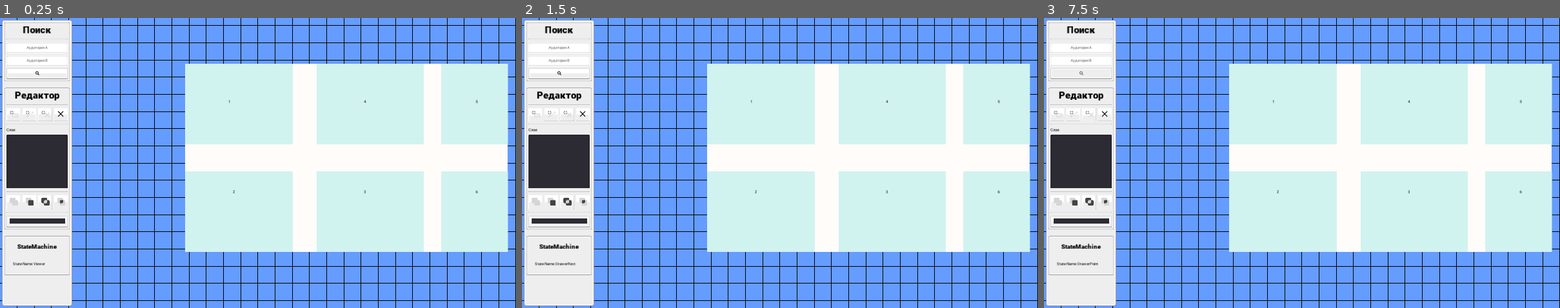
Above: before the commit, frames 1-3 (left to right).
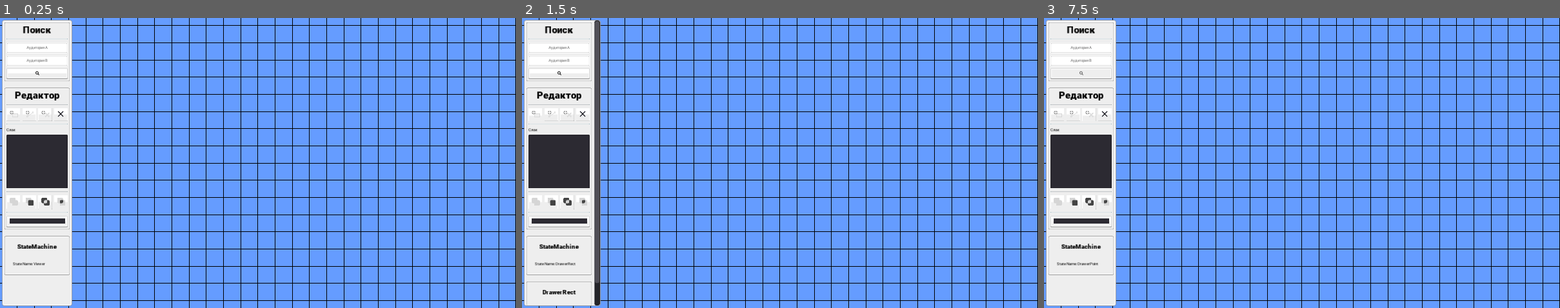
Above: after the commit, the same moments.

Repository: nikolai-in/MapDemo
Game: Godot game, scene res://src/Main/Main.tscn
The game is run twice, just before and just after one commit, with the same random seed, the same clock (stepped at 60 frames per second) and the same inputs.
Inputs (mouse positions are in pixels of both pictures, inside the frame that each line leads up to):
- Up to frame 1 (0.25 s): no input
- Up to frame 2 (1.5 s): click "" at 0.5 s; click (537, 113) at 1.25 s
- Up to frame 3 (7.5 s): click (1074, 113) at 2 s; click (1090, 113) at 2.75 s; click (1105, 113) at 3.5 s; click (1059, 203) at 4.25 s; click (1074, 203) at 5 s; click (1090, 203) at 5.75 s; click (1105, 203) at 6.5 s; click "" at 7.25 s

The runs differ from the first frame. In frame 1, 41% of the frame differs, in the area x 35-99%, y 15-81%; in frame 2, 42%, in the area x 0-99%, y 0-100%; in frame 3, 41%.

Commit message:
:sparkles: Add rect debug panel

Diff:
--- a/app/src/Main/DrawerRect.gd
+++ b/app/src/Main/DrawerRect.gd
@@ -1,8 +1,24 @@
 extends State
+
+onready var MapCanvas : Node2D = owner.get_node("MapCanvas")
+
+export var StateOptions : NodePath
+var Options: = preload("res://src/UI/debug/DebugPanel.tscn").instance()
+
+var start_pos: = Vector2.ZERO
+var end_pos: = Vector2.ZERO
 
 
 func unhandled_input(event: InputEvent) -> void:
-	pass
+	if event is InputEventMouseButton:
+		if event.is_pressed():
+			if event.button_index == BUTTON_LEFT:
+				start_pos = MapCanvas.get_global_mouse_position()
+				print_debug("Start: ", start_pos)
+		if !event.is_pressed():
+			if event.button_index == BUTTON_LEFT:
+				end_pos = MapCanvas.get_global_mouse_position()
+				print_debug("End: ", end_pos)
 
 
 func physics_process(delta: float) -> void:
@@ -10,8 +26,10 @@
 
 
 func enter(msg: Dictionary = {}) -> void:
-	pass
+	Options.reference_path = self.get_path()
+	Options.properties = PoolStringArray(["start_pos","end_pos"])
+	get_node(StateOptions).add_child(Options)
 
 
 func exit() -> void:
-	pass
+	get_node(StateOptions).remove_child(Options)
--- a/app/src/Main/Main.tscn
+++ b/app/src/Main/Main.tscn
@@ -1,9 +1,9 @@
-[gd_scene load_steps=12 format=2]
+[gd_scene load_steps=28 format=2]
 
 [ext_resource path="res://src/PanningCamera2D/PanningCamera2D.tscn" type="PackedScene" id=1]
 [ext_resource path="res://src/Grid/Grid.tscn" type="PackedScene" id=2]
-[ext_resource path="res://src/UI/UI.tscn" type="PackedScene" id=3]
-[ext_resource path="res://src/Demo/Demo.tscn" type="PackedScene" id=4]
+[ext_resource path="res://assets/theme/kenneyUI.tres" type="Theme" id=3]
+[ext_resource path="res://assets/theme/Font Awesome 6 Free-Solid-900.otf" type="DynamicFontData" id=4]
 [ext_resource path="res://src/Main/Editor.gd" type="Script" id=5]
 [ext_resource path="res://src/Main/StateMachine/StateMachine.gd" type="Script" id=6]
 [ext_resource path="res://src/Main/StateMachine/Viewer.gd" type="Script" id=7]
@@ -11,82 +11,274 @@
 [ext_resource path="res://src/Main/Selection.gd" type="Script" id=9]
 [ext_resource path="res://src/Main/DrawerLine.gd" type="Script" id=10]
 [ext_resource path="res://src/Main/DrawerPoint.gd" type="Script" id=11]
+[ext_resource path="res://assets/icons/add_line.svg" type="Texture" id=12]
+[ext_resource path="res://assets/icons/add_rect.svg" type="Texture" id=13]
+[ext_resource path="res://src/UI/Editor/Tools/AddPoint.gd" type="Script" id=14]
+[ext_resource path="res://assets/theme/font_big.tres" type="DynamicFont" id=15]
+[ext_resource path="res://assets/icons/exclude.svg" type="Texture" id=16]
+[ext_resource path="res://assets/icons/subtract.svg" type="Texture" id=17]
+[ext_resource path="res://assets/icons/intersect.svg" type="Texture" id=18]
+[ext_resource path="res://assets/icons/unite.svg" type="Texture" id=19]
+[ext_resource path="res://assets/icons/add_point.svg" type="Texture" id=20]
+[ext_resource path="res://src/UI/Editor/Tools/AddLine.gd" type="Script" id=21]
+[ext_resource path="res://src/UI/Editor/Tools/AddRect.gd" type="Script" id=22]
+[ext_resource path="res://src/UI/Editor/Layers/Layers.tscn" type="PackedScene" id=23]
+[ext_resource path="res://src/UI/Search/SearchField/SearchField.tscn" type="PackedScene" id=24]
+[ext_resource path="res://src/UI/debug/DebugPanel.tscn" type="PackedScene" id=25]
+[ext_resource path="res://assets/icons/del.svg" type="Texture" id=26]
+
+[sub_resource type="DynamicFont" id=1]
+use_mipmaps = true
+use_filter = true
+font_data = ExtResource( 4 )
 
 [node name="Main" type="Node2D"]
 
 [node name="Grid" parent="." instance=ExtResource( 2 )]
 z_index = -1
 
-[node name="Demo" parent="." instance=ExtResource( 4 )]
-position = Vector2( -870, -470 )
+[node name="MapCanvas" type="Node2D" parent="."]
 
 [node name="PanningCamera2D" parent="." instance=ExtResource( 1 )]
 
-[node name="UI" parent="." instance=ExtResource( 3 )]
-
-[node name="Panel" parent="UI/Sidebar/Column/Search" index="0"]
+[node name="UI" type="CanvasLayer" parent="."]
+
+[node name="Sidebar" type="MarginContainer" parent="UI"]
+anchor_bottom = 1.0
+rect_min_size = Vector2( 220, 0 )
+theme = ExtResource( 3 )
+
+[node name="Panel" type="Panel" parent="UI/Sidebar"]
+margin_left = 8.0
+margin_top = 8.0
+margin_right = 268.0
+margin_bottom = 1072.0
+
+[node name="ScrollContainer" type="ScrollContainer" parent="UI/Sidebar"]
+margin_left = 8.0
+margin_top = 8.0
+margin_right = 268.0
+margin_bottom = 1072.0
+scroll_horizontal_enabled = false
+
+[node name="Column" type="VBoxContainer" parent="UI/Sidebar/ScrollContainer"]
+margin_right = 260.0
+margin_bottom = 980.0
+
+[node name="Search" type="MarginContainer" parent="UI/Sidebar/ScrollContainer/Column"]
+margin_right = 260.0
+margin_bottom = 235.0
+rect_min_size = Vector2( 200, 0 )
+
+[node name="Panel" type="Panel" parent="UI/Sidebar/ScrollContainer/Column/Search"]
+margin_left = 8.0
+margin_top = 8.0
+margin_right = 252.0
 margin_bottom = 227.0
 
-[node name="Margin" parent="UI/Sidebar/Column/Search" index="1"]
+[node name="Margin" type="MarginContainer" parent="UI/Sidebar/ScrollContainer/Column/Search"]
+margin_left = 8.0
+margin_top = 8.0
+margin_right = 252.0
 margin_bottom = 227.0
 
-[node name="Column" parent="UI/Sidebar/Column/Search/Margin" index="0"]
+[node name="Column" type="VBoxContainer" parent="UI/Sidebar/ScrollContainer/Column/Search/Margin"]
+margin_left = 8.0
+margin_top = 8.0
+margin_right = 236.0
 margin_bottom = 211.0
 
-[node name="From" parent="UI/Sidebar/Column/Search/Margin/Column" index="2"]
+[node name="Name" type="Label" parent="UI/Sidebar/ScrollContainer/Column/Search/Margin/Column"]
+margin_right = 228.0
+margin_bottom = 43.0
+custom_fonts/font = ExtResource( 15 )
+text = "Поиск"
+align = 1
+valign = 1
+
+[node name="Sep" type="HSeparator" parent="UI/Sidebar/ScrollContainer/Column/Search/Margin/Column"]
+margin_top = 51.0
+margin_right = 228.0
+margin_bottom = 59.0
+
+[node name="From" parent="UI/Sidebar/ScrollContainer/Column/Search/Margin/Column" instance=ExtResource( 24 )]
 margin_bottom = 107.434
 
-[node name="To" parent="UI/Sidebar/Column/Search/Margin/Column" index="3"]
+[node name="To" parent="UI/Sidebar/ScrollContainer/Column/Search/Margin/Column" instance=ExtResource( 24 )]
 margin_top = 115.0
 margin_bottom = 155.434
-
-[node name="Button" parent="UI/Sidebar/Column/Search/Margin/Column" index="4"]
+placeholder_text = "Аудитория B"
+
+[node name="Button" type="Button" parent="UI/Sidebar/ScrollContainer/Column/Search/Margin/Column"]
 margin_top = 163.0
+margin_right = 228.0
 margin_bottom = 203.251
-
-[node name="Layers" parent="UI/Sidebar/Column/Editor/Margin/Column" index="4"]
+custom_fonts/font = SubResource( 1 )
+text = ""
+expand_icon = true
+
+[node name="Editor" type="MarginContainer" parent="UI/Sidebar/ScrollContainer/Column"]
+margin_top = 243.0
+margin_right = 260.0
+margin_bottom = 787.0
+rect_min_size = Vector2( 200, 0 )
+
+[node name="Panel" type="Panel" parent="UI/Sidebar/ScrollContainer/Column/Editor"]
+margin_left = 8.0
+margin_top = 8.0
+margin_right = 252.0
+margin_bottom = 536.0
+
+[node name="Margin" type="MarginContainer" parent="UI/Sidebar/ScrollContainer/Column/Editor"]
+margin_left = 8.0
+margin_top = 8.0
+margin_right = 252.0
+margin_bottom = 536.0
+
+[node name="Column" type="VBoxContainer" parent="UI/Sidebar/ScrollContainer/Column/Editor/Margin"]
+margin_left = 8.0
+margin_top = 8.0
+margin_right = 236.0
+margin_bottom = 520.0
+
+[node name="Name" type="Label" parent="UI/Sidebar/ScrollContainer/Column/Editor/Margin/Column"]
+margin_right = 228.0
+margin_bottom = 43.0
+custom_fonts/font = ExtResource( 15 )
+text = "Редактор"
+align = 1
+valign = 1
+
+[node name="Sep" type="HSeparator" parent="UI/Sidebar/ScrollContainer/Column/Editor/Margin/Column"]
+margin_top = 51.0
+margin_right = 228.0
+margin_bottom = 59.0
+
+[node name="Tools" type="HBoxContainer" parent="UI/Sidebar/ScrollContainer/Column/Editor/Margin/Column"]
+margin_top = 67.0
+margin_right = 228.0
+margin_bottom = 116.0
+
+[node name="AddRect" type="Button" parent="UI/Sidebar/ScrollContainer/Column/Editor/Margin/Column/Tools"]
+margin_right = 51.3241
+margin_bottom = 49.251
+size_flags_horizontal = 3
+toggle_mode = true
+icon = ExtResource( 13 )
+script = ExtResource( 22 )
+
+[node name="AddLine" type="Button" parent="UI/Sidebar/ScrollContainer/Column/Editor/Margin/Column/Tools"]
+margin_left = 59.0
+margin_right = 110.324
+margin_bottom = 49.251
+size_flags_horizontal = 3
+toggle_mode = true
+icon = ExtResource( 12 )
+script = ExtResource( 21 )
+
+[node name="AddPoint" type="Button" parent="UI/Sidebar/ScrollContainer/Column/Editor/Margin/Column/Tools"]
+margin_left = 118.0
+margin_right = 169.324
+margin_bottom = 49.251
+size_flags_horizontal = 3
+toggle_mode = true
+icon = ExtResource( 20 )
+script = ExtResource( 14 )
+
+[node name="Del" type="Button" parent="UI/Sidebar/ScrollContainer/Column/Editor/Margin/Column/Tools"]
+margin_left = 177.0
+margin_right = 228.0
+margin_bottom = 49.251
+size_flags_horizontal = 3
+icon = ExtResource( 26 )
+
+[node name="Sep2" type="HSeparator" parent="UI/Sidebar/ScrollContainer/Column/Editor/Margin/Column"]
+margin_top = 124.0
+margin_right = 228.0
+margin_bottom = 132.0
+
+[node name="Layers" parent="UI/Sidebar/ScrollContainer/Column/Editor/Margin/Column" instance=ExtResource( 23 )]
 margin_bottom = 367.0
 
-[node name="Sep3" parent="UI/Sidebar/Column/Editor/Margin/Column" index="5"]
+[node name="Sep3" type="HSeparator" parent="UI/Sidebar/ScrollContainer/Column/Editor/Margin/Column"]
 margin_top = 375.0
+margin_right = 228.0
 margin_bottom = 383.0
 
-[node name="Bools" parent="UI/Sidebar/Column/Editor/Margin/Column" index="6"]
+[node name="Bools" type="HBoxContainer" parent="UI/Sidebar/ScrollContainer/Column/Editor/Margin/Column"]
 margin_top = 391.0
+margin_right = 228.0
 margin_bottom = 445.0
 
-[node name="Sep4" parent="UI/Sidebar/Column/Editor/Margin/Column" index="7"]
+[node name="Unite" type="Button" parent="UI/Sidebar/ScrollContainer/Column/Editor/Margin/Column/Bools"]
+margin_right = 51.3241
+margin_bottom = 54.251
+size_flags_horizontal = 3
+icon = ExtResource( 19 )
+
+[node name="Subtract" type="Button" parent="UI/Sidebar/ScrollContainer/Column/Editor/Margin/Column/Bools"]
+margin_left = 59.0
+margin_right = 110.324
+margin_bottom = 54.251
+size_flags_horizontal = 3
+icon = ExtResource( 17 )
+
+[node name="Intersect" type="Button" parent="UI/Sidebar/ScrollContainer/Column/Editor/Margin/Column/Bools"]
+margin_left = 118.0
+margin_right = 169.324
+margin_bottom = 54.251
+size_flags_horizontal = 3
+icon = ExtResource( 18 )
+
+[node name="Exclude" type="Button" parent="UI/Sidebar/ScrollContainer/Column/Editor/Margin/Column/Bools"]
+margin_left = 177.0
+margin_right = 228.324
+margin_bottom = 54.251
+size_flags_horizontal = 3
+icon = ExtResource( 16 )
+
+[node name="Sep4" type="HSeparator" parent="UI/Sidebar/ScrollContainer/Column/Editor/Margin/Column"]
 margin_top = 453.0
+margin_right = 228.0
 margin_bottom = 461.0
 
-[node name="ColorPickerButton" parent="UI/Sidebar/Column/Editor/Margin/Column" index="8"]
+[node name="ColorPickerButton" type="ColorPickerButton" parent="UI/Sidebar/ScrollContainer/Column/Editor/Margin/Column"]
 margin_top = 469.0
+margin_right = 228.0
 margin_bottom = 512.251
-
-[node name="DebugPanel" parent="UI/Sidebar/Column" index="2"]
+color = Color( 0.172549, 0.164706, 0.196078, 1 )
+
+[node name="Margin" type="MarginContainer" parent="UI/Sidebar/ScrollContainer/Column"]
+margin_top = 795.0
+margin_right = 260.0
 margin_bottom = 956.64
 
-[node name="DebugPanel" parent="UI/Sidebar/Column/DebugPanel" index="0"]
+[node name="DebugPanel" parent="UI/Sidebar/ScrollContainer/Column/Margin" instance=ExtResource( 25 )]
 margin_right = 252.0
 margin_bottom = 153.64
-reference_path = NodePath("../../../../../StateMachine")
+reference_path = NodePath("../../../../../../StateMachine")
 properties = PoolStringArray( "_state_name" )
 
-[node name="VBoxContainer" parent="UI/Sidebar/Column/DebugPanel/DebugPanel" index="0"]
+[node name="VBoxContainer" parent="UI/Sidebar/ScrollContainer/Column/Margin/DebugPanel" index="0"]
 margin_right = 230.653
 margin_bottom = 134.347
 
-[node name="ReferenceName" parent="UI/Sidebar/Column/DebugPanel/DebugPanel/VBoxContainer" index="0"]
+[node name="ReferenceName" parent="UI/Sidebar/ScrollContainer/Column/Margin/DebugPanel/VBoxContainer" index="0"]
 margin_right = 218.0
 text = "StateMachine"
 
-[node name="MarginContainer" parent="UI/Sidebar/Column/DebugPanel/DebugPanel/VBoxContainer" index="1"]
+[node name="MarginContainer" parent="UI/Sidebar/ScrollContainer/Column/Margin/DebugPanel/VBoxContainer" index="1"]
 margin_right = 218.0
 margin_bottom = 121.0
 
-[node name="VBoxContainer" parent="UI/Sidebar/Column/DebugPanel/DebugPanel/VBoxContainer/MarginContainer" index="0"]
+[node name="VBoxContainer" parent="UI/Sidebar/ScrollContainer/Column/Margin/DebugPanel/VBoxContainer/MarginContainer" index="0"]
 margin_right = 198.0
 margin_bottom = 39.0
+
+[node name="StateOptions" type="MarginContainer" parent="UI/Sidebar/ScrollContainer/Column"]
+margin_top = 964.0
+margin_right = 260.0
+margin_bottom = 980.0
 
 [node name="StateMachine" type="Node" parent="."]
 script = ExtResource( 6 )
@@ -94,13 +286,14 @@
 
 [node name="Viewer" type="Node" parent="StateMachine"]
 script = ExtResource( 7 )
-tools_path = NodePath("../../UI/Sidebar/Column/Editor/Margin/Column/Tools")
+tools_path = NodePath("../../UI/Sidebar/ScrollContainer/Column/Editor/Margin/Column/Tools")
 
 [node name="Editor" type="Node" parent="StateMachine"]
 script = ExtResource( 5 )
 
 [node name="DrawerRect" type="Node" parent="StateMachine/Editor"]
 script = ExtResource( 8 )
+StateOptions = NodePath("../../../UI/Sidebar/ScrollContainer/Column/StateOptions")
 
 [node name="DrawerLine" type="Node" parent="StateMachine/Editor"]
 script = ExtResource( 10 )
@@ -111,13 +304,14 @@
 [node name="Selection" type="Node" parent="StateMachine"]
 script = ExtResource( 9 )
 
-[connection signal="toggled" from="UI/Sidebar/Column/Editor/Margin/Column/Tools/AddRect" to="StateMachine/Viewer" method="_on_AddRect_toggled"]
-[connection signal="toggled" from="UI/Sidebar/Column/Editor/Margin/Column/Tools/AddLine" to="StateMachine/Viewer" method="_on_AddLine_toggled"]
-[connection signal="toggled" from="UI/Sidebar/Column/Editor/Margin/Column/Tools/AddPoint" to="StateMachine/Viewer" method="_on_AddPoint_toggled"]
-
-[editable path="UI"]
-[editable path="UI/Sidebar"]
-[editable path="UI/Sidebar/Column/Search"]
-[editable path="UI/Sidebar/Column/Editor"]
-[editable path="UI/Sidebar/Column/Editor/Margin/Column/Tools"]
-[editable path="UI/Sidebar/Column/DebugPanel"]
+[connection signal="toggled" from="UI/Sidebar/ScrollContainer/Column/Editor/Margin/Column/Tools/AddRect" to="UI/Sidebar/ScrollContainer/Column/Editor/Margin/Column/Tools/AddLine" method="_on_tool_toggled"]
+[connection signal="toggled" from="UI/Sidebar/ScrollContainer/Column/Editor/Margin/Column/Tools/AddRect" to="UI/Sidebar/ScrollContainer/Column/Editor/Margin/Column/Tools/AddPoint" method="_on_tool_toggled"]
+[connection signal="toggled" from="UI/Sidebar/ScrollContainer/Column/Editor/Margin/Column/Tools/AddRect" to="StateMachine/Viewer" method="_on_AddRect_toggled"]
+[connection signal="toggled" from="UI/Sidebar/ScrollContainer/Column/Editor/Margin/Column/Tools/AddLine" to="UI/Sidebar/ScrollContainer/Column/Editor/Margin/Column/Tools/AddRect" method="_on_tool_toggled"]
+[connection signal="toggled" from="UI/Sidebar/ScrollContainer/Column/Editor/Margin/Column/Tools/AddLine" to="UI/Sidebar/ScrollContainer/Column/Editor/Margin/Column/Tools/AddPoint" method="_on_tool_toggled"]
+[connection signal="toggled" from="UI/Sidebar/ScrollContainer/Column/Editor/Margin/Column/Tools/AddLine" to="StateMachine/Viewer" method="_on_AddLine_toggled"]
+[connection signal="toggled" from="UI/Sidebar/ScrollContainer/Column/Editor/Margin/Column/Tools/AddPoint" to="UI/Sidebar/ScrollContainer/Column/Editor/Margin/Column/Tools/AddRect" method="_on_tool_toggled"]
+[connection signal="toggled" from="UI/Sidebar/ScrollContainer/Column/Editor/Margin/Column/Tools/AddPoint" to="UI/Sidebar/ScrollContainer/Column/Editor/Margin/Column/Tools/AddLine" method="_on_tool_toggled"]
+[connection signal="toggled" from="UI/Sidebar/ScrollContainer/Column/Editor/Margin/Column/Tools/AddPoint" to="StateMachine/Viewer" method="_on_AddPoint_toggled"]
+
+[editable path="UI/Sidebar/ScrollContainer/Column/Margin/DebugPanel"]
--- a/app/src/Main/StateMachine/Viewer.gd
+++ b/app/src/Main/StateMachine/Viewer.gd
@@ -5,6 +5,9 @@
 onready var AddRect : Button = get_node(str(tools_path) + "/AddRect")
 onready var AddLine : Button = get_node(str(tools_path) + "/AddLine")
 onready var AddPoint : Button = get_node(str(tools_path) + "/AddPoint")
+onready var Del : Button = get_node(str(tools_path) + "/Del")
+
+onready var buttons: = [AddRect, AddLine, AddPoint, Del]
 
 onready var PanningCamera: PanningCamera2D = owner.get_node("PanningCamera2D")
 
@@ -20,7 +23,9 @@
 
 
 func enter(msg: Dictionary = {}) -> void:
-	pass
+	# А это тут нужно?
+	for btn in buttons:
+		btn.pressed = false
 
 
 func exit() -> void:
--- a/app/src/UI/Sidebar/Sidebar.tscn
+++ b/app/src/UI/Sidebar/Sidebar.tscn
@@ -16,19 +16,80 @@
 margin_right = 268.0
 margin_bottom = 1072.0
 
-[node name="Column" type="VBoxContainer" parent="."]
+[node name="ScrollContainer" type="ScrollContainer" parent="."]
 margin_left = 8.0
 margin_top = 8.0
 margin_right = 268.0
 margin_bottom = 1072.0
+scroll_horizontal_enabled = false
 
-[node name="Search" parent="Column" instance=ExtResource( 2 )]
+[node name="Column" type="VBoxContainer" parent="ScrollContainer"]
+margin_right = 260.0
+margin_bottom = 921.0
 
-[node name="Editor" parent="Column" instance=ExtResource( 3 )]
+[node name="Search" parent="ScrollContainer/Column" instance=ExtResource( 2 )]
+
+[node name="Panel" parent="ScrollContainer/Column/Search" index="0"]
+margin_bottom = 227.0
+
+[node name="Margin" parent="ScrollContainer/Column/Search" index="1"]
+margin_bottom = 227.0
+
+[node name="Column" parent="ScrollContainer/Column/Search/Margin" index="0"]
+margin_bottom = 211.0
+
+[node name="From" parent="ScrollContainer/Column/Search/Margin/Column" index="2"]
+margin_bottom = 107.434
+
+[node name="To" parent="ScrollContainer/Column/Search/Margin/Column" index="3"]
+margin_top = 115.0
+margin_bottom = 155.434
+
+[node name="Button" parent="ScrollContainer/Column/Search/Margin/Column" index="4"]
+margin_top = 163.0
+margin_bottom = 203.251
+
+[node name="Editor" parent="ScrollContainer/Column" instance=ExtResource( 3 )]
 margin_bottom = 787.0
 
-[node name="DebugPanel" parent="Column" instance=ExtResource( 4 )]
+[node name="Layers" parent="ScrollContainer/Column/Editor/Margin/Column" index="4"]
+margin_bottom = 367.0
+
+[node name="Sep3" parent="ScrollContainer/Column/Editor/Margin/Column" index="5"]
+margin_top = 375.0
+margin_bottom = 383.0
+
+[node name="Bools" parent="ScrollContainer/Column/Editor/Margin/Column" index="6"]
+margin_top = 391.0
+margin_bottom = 445.0
+
+[node name="Sep4" parent="ScrollContainer/Column/Editor/Margin/Column" index="7"]
+margin_top = 453.0
+margin_bottom = 461.0
+
+[node name="ColorPickerButton" parent="ScrollContainer/Column/Editor/Margin/Column" index="8"]
+margin_top = 469.0
+margin_bottom = 512.251
+
+[node name="DebugPanel" parent="ScrollContainer/Column" instance=ExtResource( 4 )]
 margin_left = 0.0
 margin_top = 795.0
 margin_right = 260.0
-margin_bottom = 937.64
+margin_bottom = 921.64
+
+[node name="VBoxContainer" parent="ScrollContainer/Column/DebugPanel" index="0"]
+margin_right = 246.653
+
+[node name="ReferenceName" parent="ScrollContainer/Column/DebugPanel/VBoxContainer" index="0"]
+margin_right = 234.0
+
+[node name="MarginContainer" parent="ScrollContainer/Column/DebugPanel/VBoxContainer" index="1"]
+margin_right = 234.0
+
+[node name="VBoxContainer" parent="ScrollContainer/Column/DebugPanel/VBoxContainer/MarginContainer" index="0"]
+margin_right = 214.0
+
+[editable path="ScrollContainer/Column/Search"]
+[editable path="ScrollContainer/Column/Editor"]
+[editable path="ScrollContainer/Column/Editor/Margin/Column/Tools"]
+[editable path="ScrollContainer/Column/DebugPanel"]
--- a/app/src/UI/UI.tscn
+++ b/app/src/UI/UI.tscn
@@ -5,3 +5,5 @@
 [node name="UI" type="CanvasLayer"]
 
 [node name="Sidebar" parent="." instance=ExtResource( 1 )]
+
+[editable path="Sidebar"]
--- a/app/src/UI/debug/DebugPanel.tscn
+++ b/app/src/UI/debug/DebugPanel.tscn
@@ -9,26 +9,20 @@
 use_filter = true
 font_data = ExtResource( 1 )
 
-[node name="MarginContainer" type="MarginContainer"]
-margin_left = 12.3202
-margin_top = 13.3469
-margin_right = 276.653
-margin_bottom = 115.347
-
-[node name="DebugPanel" type="PanelContainer" parent="."]
+[node name="DebugPanel" type="PanelContainer"]
 margin_left = 8.0
 margin_top = 8.0
 margin_right = 256.0
 margin_bottom = 134.64
 script = ExtResource( 2 )
 
-[node name="VBoxContainer" type="VBoxContainer" parent="DebugPanel"]
+[node name="VBoxContainer" type="VBoxContainer" parent="."]
 margin_left = 12.3202
 margin_top = 13.3469
 margin_right = 234.653
 margin_bottom = 115.347
 
-[node name="ReferenceName" type="Label" parent="DebugPanel/VBoxContainer"]
+[node name="ReferenceName" type="Label" parent="VBoxContainer"]
 margin_right = 222.0
 margin_bottom = 54.0
 rect_min_size = Vector2( 0, 54 )
@@ -37,7 +31,7 @@
 align = 1
 valign = 1
 
-[node name="MarginContainer" type="MarginContainer" parent="DebugPanel/VBoxContainer"]
+[node name="MarginContainer" type="MarginContainer" parent="VBoxContainer"]
 margin_top = 62.0
 margin_right = 222.0
 margin_bottom = 102.0
@@ -48,7 +42,7 @@
 custom_constants/margin_left = 20
 custom_constants/margin_bottom = 20
 
-[node name="VBoxContainer" type="VBoxContainer" parent="DebugPanel/VBoxContainer/MarginContainer"]
+[node name="VBoxContainer" type="VBoxContainer" parent="VBoxContainer/MarginContainer"]
 margin_left = 20.0
 margin_top = 20.0
 margin_right = 202.0
